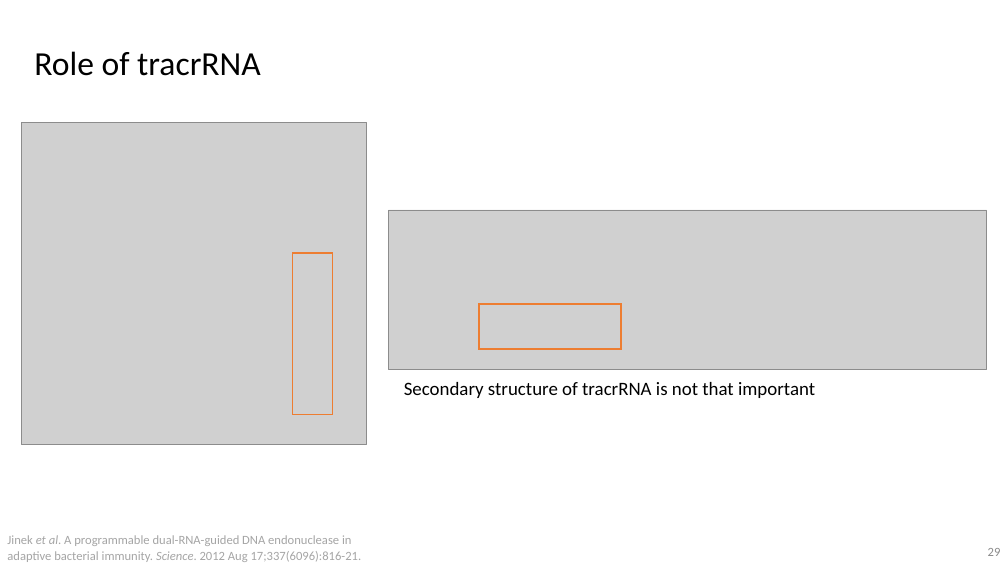
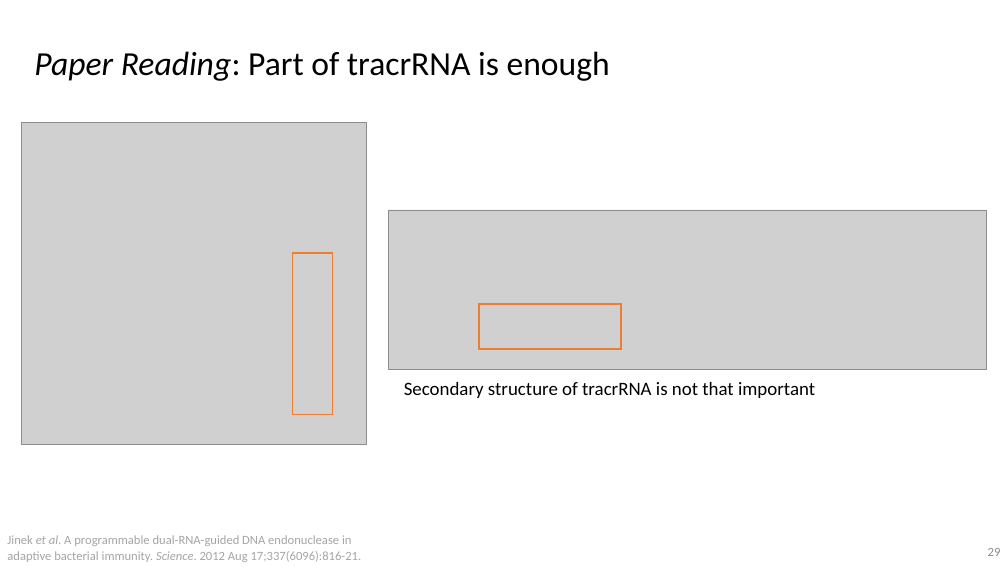
Before and after one commit to vwOvOwv/PKU-Undergraduate-Course, a slide deck: slide 29 of 遗传学(Genetics)/讨论课/Topic-3_遗传学技术/CRISPR-Cas.pptx. Drawn at 1008x567 pixels with LibreOffice and Linux fonts; fonts in the diff are those of the drawing; grey boxes stand for pictures. Boxes give left, top, right and bottom in pixels: in the first picture for what was removed or moved away, otherwise in the second. Text is boxed around its words. In the diff, an @@ line names an element or a change of style, - is before the commit and + after.

```diff
--- a/遗传学(Genetics)/讨论课/Topic-3_遗传学技术/CRISPR-Cas.pptx
+++ b/遗传学(Genetics)/讨论课/Topic-3_遗传学技术/CRISPR-Cas.pptx
@@ text at [34, 51, 610, 81]: text changed @@
-Role of tracrRNA
+Paper Reading: Part of tracrRNA is enough
```
Also in this commit, not shown: 18 other slides changed, 5 slides added, 1 other file.
